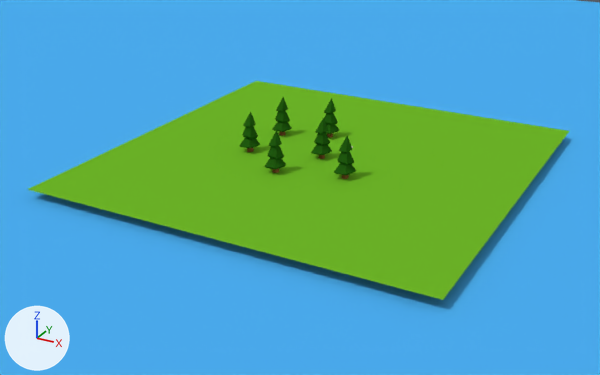
The Blender file Assets/Models/env1.blend, before and after one commit.
The view is the same before and after, from a 50 mm camera at (35.5, -69.1, 30.8) aimed at (-1.0, -2.8, -2.4). The lights are fixed; the arrows at lower left show +X, +Y and +Z.

Objects in the first picture: 'Ground', 'Tree.001', 'Tree.005', 'Water'.
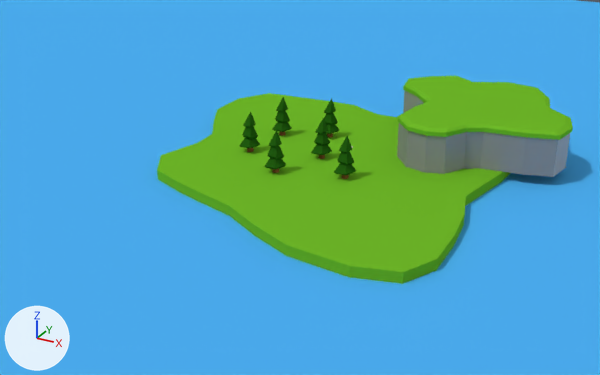
Location of each change, [x1, y1, x2, y2] in pixels of the pictures (600 x 375 px):
'Ground', reshaped (35% narrower, 13% shorter): before [28, 81, 569, 300]; after [157, 93, 510, 284]
'Plane.001', added (green): after [397, 75, 573, 140]
'Plane', reshaped, moved, rescaled (not visible before): after [397, 90, 570, 177]

The change, as a list of edits to the scene's bpy script:
```text
Add mat_material_001:
    mat_material_001 = principled_material('Material.001')
    mat_material_001.base_color = (0.267, 0.267, 0.267)  # grey #8d8d8d
Change me_plane:
    used by ob_ground; location = (0.0, 0.0, 0.0); scale = (20.0, 20.0, 20.0)
    remove me_plane.from_pydata(...)  # 4 vertices, 1 face; spans x -1.0..1.0, y -1.0..1.0, z 0.0
    add me_plane.from_pydata(...)  # 56 vertices, 30 faces; spans x -0.89..0.88, y -0.94..0.85, z -0.05..0.0
    me_plane part 1: the whole mesh is rebuilt
Add me_plane_003:
    me_plane_003.from_pydata(...)  # 46 vertices, 25 faces; spans x -0.88..0.72, y -0.74..0.83, z 0.0..0.33
    me_plane_003.materials.append(mat_material_001)  # grey #8d8d8d
Add me_plane_004:
    me_plane_004.from_pydata(...)  # 69 vertices, 48 faces; spans x -0.88..0.72, y -0.74..0.83, z 0.0..0.5
    me_plane_004.materials.append(mat_ground)  # green #6eb828
Change ob_plane:
    ob_plane: bpy.data.objects.new('Plane', me_plane_002) -> bpy.data.objects.new('Plane', me_plane_003)
    ob_plane.location: (1.25, 2.94, 0.0) -> (13.23, 10.41, 0.0)
    ob_plane.scale: (1.0, 1.0, 1.0) -> (12.2, 12.2, 12.2)
Add ob_plane_001:
    ob_plane_001 = bpy.data.objects.new('Plane.001', me_plane_004)
    ob_plane_001.location = (13.23, 10.41, 3.79)
    ob_plane_001.scale = (12.4, 12.4, 1.31)
```
